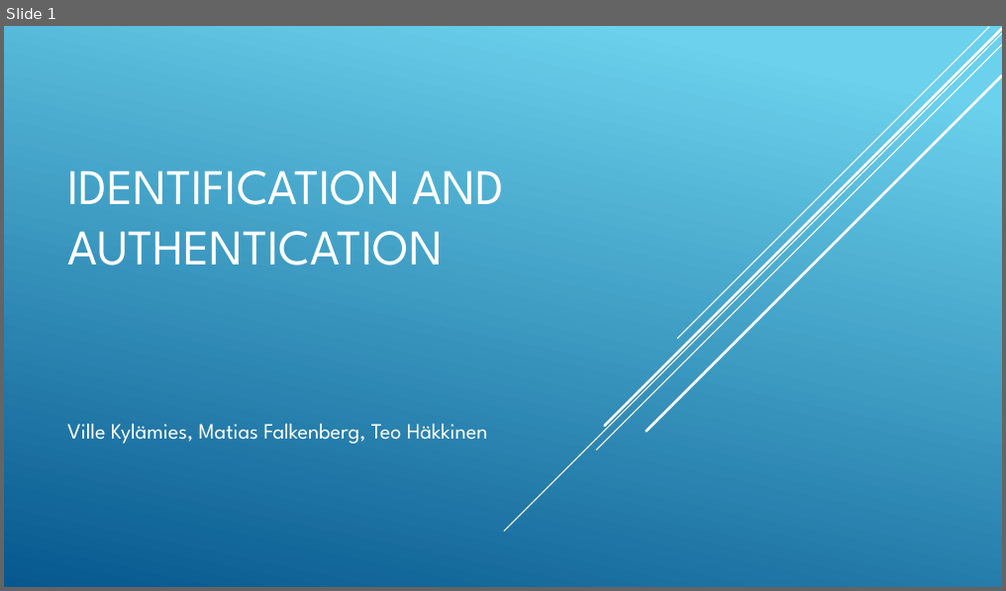
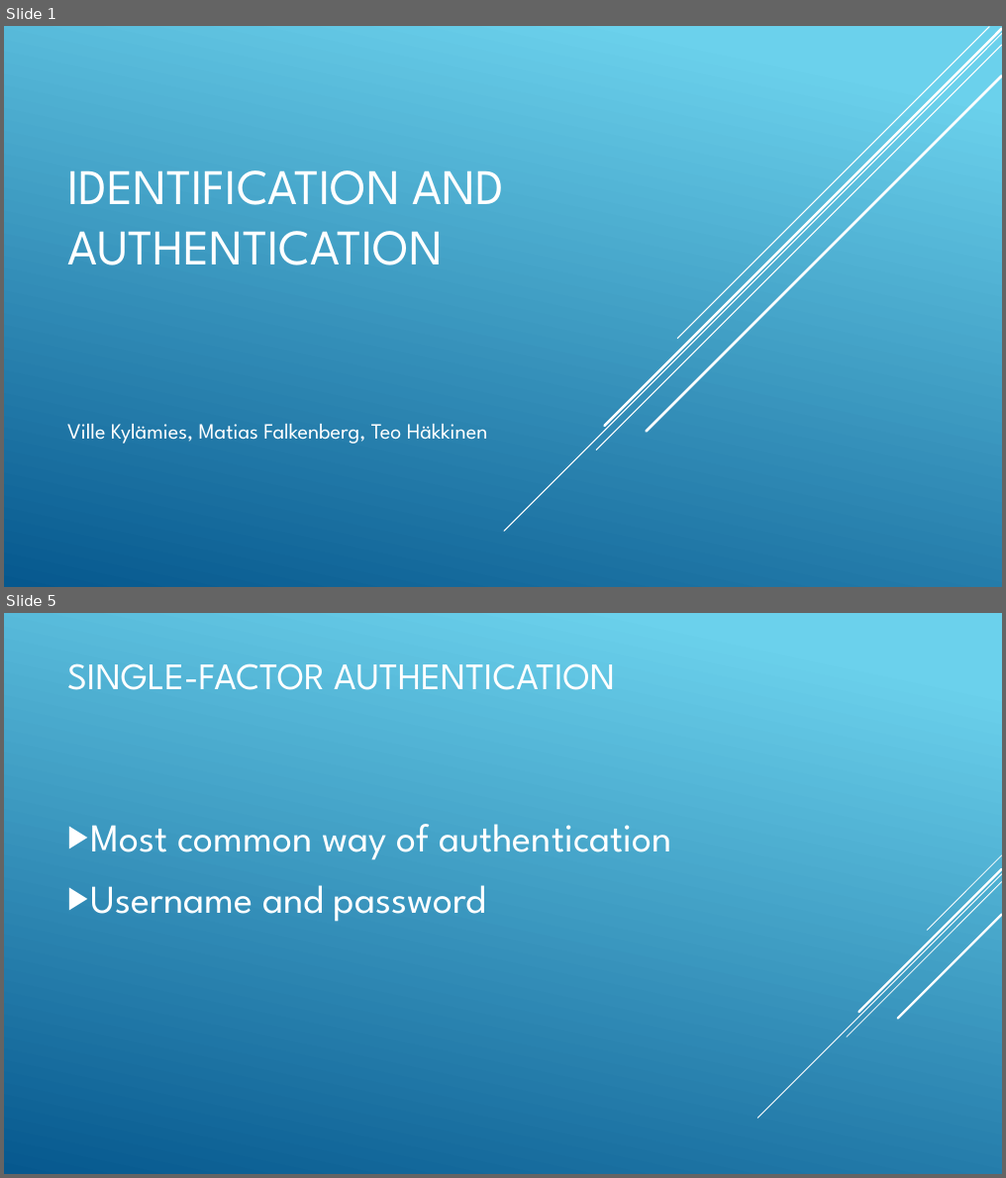
Before and after one commit to Kylisville/Repository-of-Kylis, a slide deck: Identification and authentication.pptx. Shown one above the other, each under a label of ours: slide 1 before the commit, slides 1 and 5 after it; the slides between them are not shown. The pictures are 1006x591 and 1006x1178 pixels, drawn with LibreOffice and Linux fonts; fonts in the diff are those of the drawing. Boxes give left, top, right and bottom in pixels: in the first picture for what was removed or moved away, otherwise in the second. Text is boxed around its words. In the diff, an @@ line names an element or a change of style, - is before the commit and + after.

```diff
--- a/Identification and authentication.pptx
+++ b/Identification and authentication.pptx
@@ slide 5 added at [4, 613, 1002, 1174], background gradient #6ED2EB to #06588E @@
@@ title added at [67, 663, 615, 690], 36 pt, text #FFFFFF @@
+SINGLE-FACTOR AUTHENTICATION
@@ text added at [91, 824, 672, 922], 38 pt, text #FFFFFF @@
+▶ Most common way of authentication
+▶ Username and password
@@ group added at [757, 856, 1002, 1118]: 5 lines @@
```
Also in this commit, not shown: 2 slides changed, 7 other slides added.
